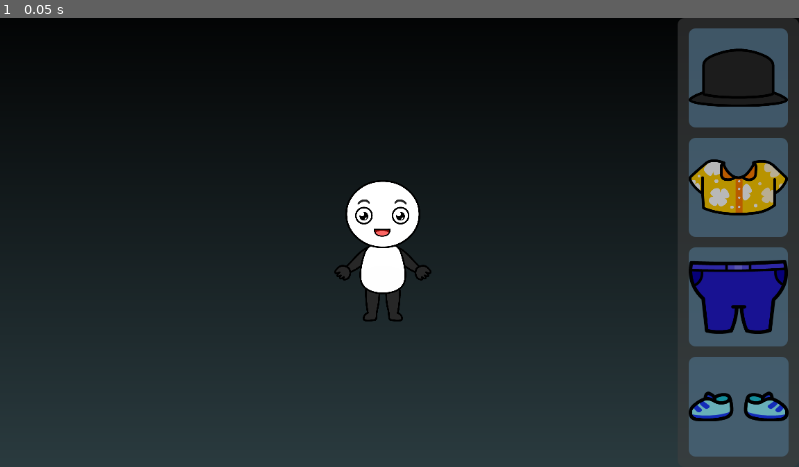
Above: before the commit, frame 1.
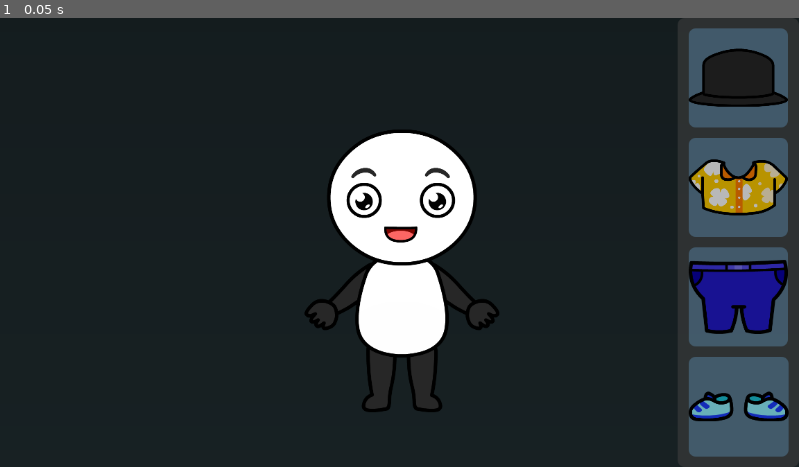
Above: after the commit, the same moment.

Repository: VedantS-32/Interview321a
Game: Godot game, scene res://scene/main.tscn
The game is run twice, just before and just after one commit, with the same random seed, the same clock (stepped at 60 frames per second) and the same inputs.
Inputs:
- Up to frame 1 (0.05 s): no input

The runs differ from the first frame. In frame 1, 12% of the frame differs, in the area x 0-100%, y 0-100%.

Commit message:
Fixes for camera and android export

Diff:
--- a/mechanics/outfit/outfit.gd
+++ b/mechanics/outfit/outfit.gd
@@ -60,7 +60,7 @@
 
 func _input(event: InputEvent) -> void:
 	var sprite = find_child("Sprite2D") as Sprite2D
-	if event.is_action_pressed("Click") and sprite.get_rect().has_point(to_local(event.position)):
+	if event.is_action_pressed("Click") and sprite.get_rect().has_point(to_local(event.position) * 4):
 		isDragging = true
 		isEquiped = false
 	elif event.is_action_released("Click"):
--- a/mechanics/outfit/outfit.tscn
+++ b/mechanics/outfit/outfit.tscn
@@ -3,8 +3,8 @@
 [ext_resource type="Script" path="res://mechanics/outfit/outfit.gd" id="1_7cdr6"]
 [ext_resource type="Texture2D" uid="uid://cflxpw8j1rl5e" path="res://texture/Hat_.png" id="1_idy6a"]
 
-[sub_resource type="CircleShape2D" id="CircleShape2D_2jclp"]
-radius = 27.0185
+[sub_resource type="CircleShape2D" id="CircleShape2D_nf4ne"]
+radius = 32.0
 
 [node name="Outfit" type="Node2D"]
 z_index = 3
@@ -18,7 +18,8 @@
 [node name="OutfitCollision" type="Area2D" parent="."]
 
 [node name="CollisionShape2D" type="CollisionShape2D" parent="OutfitCollision"]
-shape = SubResource("CircleShape2D_2jclp")
+rotation = 1.57079
+shape = SubResource("CircleShape2D_nf4ne")
 
 [connection signal="mouse_entered" from="OutfitCollision" to="." method="_on_area_2d_mouse_entered"]
 [connection signal="mouse_exited" from="OutfitCollision" to="." method="_on_area_2d_mouse_exited"]
--- a/scene/character.tscn
+++ b/scene/character.tscn
@@ -4,7 +4,7 @@
 [ext_resource type="PackedScene" uid="uid://in53n7ddjokr" path="res://mechanics/outfit_anchor/outfit_anchor.tscn" id="2_2kt1h"]
 
 [sub_resource type="CircleShape2D" id="CircleShape2D_b7ye8"]
-radius = 176.182
+radius = 306.62
 
 [sub_resource type="Gradient" id="Gradient_iwldu"]
 offsets = PackedFloat32Array(0, 0.61086)
@@ -16,7 +16,7 @@
 fill_from = Vector2(0.5, 0.555556)
 
 [sub_resource type="CircleShape2D" id="CircleShape2D_5qajj"]
-radius = 128.25
+radius = 257.123
 
 [sub_resource type="Gradient" id="Gradient_a4tyf"]
 offsets = PackedFloat32Array(0, 0.760181)
@@ -39,17 +39,17 @@
 fill_from = Vector2(0.482906, 0.555556)
 
 [sub_resource type="CapsuleShape2D" id="CapsuleShape2D_k7i3a"]
-radius = 64.0
-height = 272.0
+radius = 144.32
+height = 495.36
 
 [sub_resource type="Gradient" id="Gradient_y4maa"]
-offsets = PackedFloat32Array(0, 0.828054)
-colors = PackedColorArray(1, 1, 1, 1, 0, 0, 0, 1)
+offsets = PackedFloat32Array(0, 0.664234)
+colors = PackedColorArray(0.838897, 0.838897, 0.838897, 1, 0, 0, 0, 1)
 
 [sub_resource type="GradientTexture2D" id="GradientTexture2D_ikau2"]
 gradient = SubResource("Gradient_y4maa")
 fill = 1
-fill_from = Vector2(0.517094, 0.465812)
+fill_from = Vector2(0.508547, 0.482906)
 
 [node name="Character" type="Node2D"]
 
--- a/scene/main.tscn
+++ b/scene/main.tscn
@@ -1,7 +1,6 @@
-[gd_scene load_steps=6 format=3 uid="uid://dtc5ti4yjxb78"]
+[gd_scene load_steps=5 format=3 uid="uid://dtc5ti4yjxb78"]
 
 [ext_resource type="PackedScene" uid="uid://bcskyyf2jjage" path="res://scene/character.tscn" id="1_2x8rh"]
-[ext_resource type="Script" path="res://scene/main.gd" id="1_3e0w0"]
 [ext_resource type="PackedScene" uid="uid://djcgawor61crc" path="res://mechanics/ItemPanel.tscn" id="3_0jwai"]
 
 [sub_resource type="Gradient" id="Gradient_dstu2"]
@@ -11,18 +10,23 @@
 gradient = SubResource("Gradient_dstu2")
 
 [node name="Main" type="Node2D"]
-script = ExtResource("1_3e0w0")
 
 [node name="Sprite2D" type="Sprite2D" parent="."]
-position = Vector2(569.989, 314.168)
+position = Vector2(551, 314)
 rotation = 1.57079
-scale = Vector2(2.90988, 1232.62)
+scale = Vector2(16.7574, 6666.23)
 texture = SubResource("GradientTexture1D_bxbsx")
 
 [node name="Character" parent="." instance=ExtResource("1_2x8rh")]
 position = Vector2(552, 336)
 scale = Vector2(0.250063, 0.250063)
 
+[node name="Camera2D" type="Camera2D" parent="Character"]
+position = Vector2(-7.23853, -81.6503)
+rotation = 1.57079
+scale = Vector2(21.4895, 8548.7)
+zoom = Vector2(2, 2)
+
 [node name="CanvasLayer" type="CanvasLayer" parent="."]
 
 [node name="ItemPanel" parent="CanvasLayer" instance=ExtResource("3_0jwai")]
Not shown, added: IDZ_Interview.apk
Not shown, added: IDZ_Interview.apk.idsig
